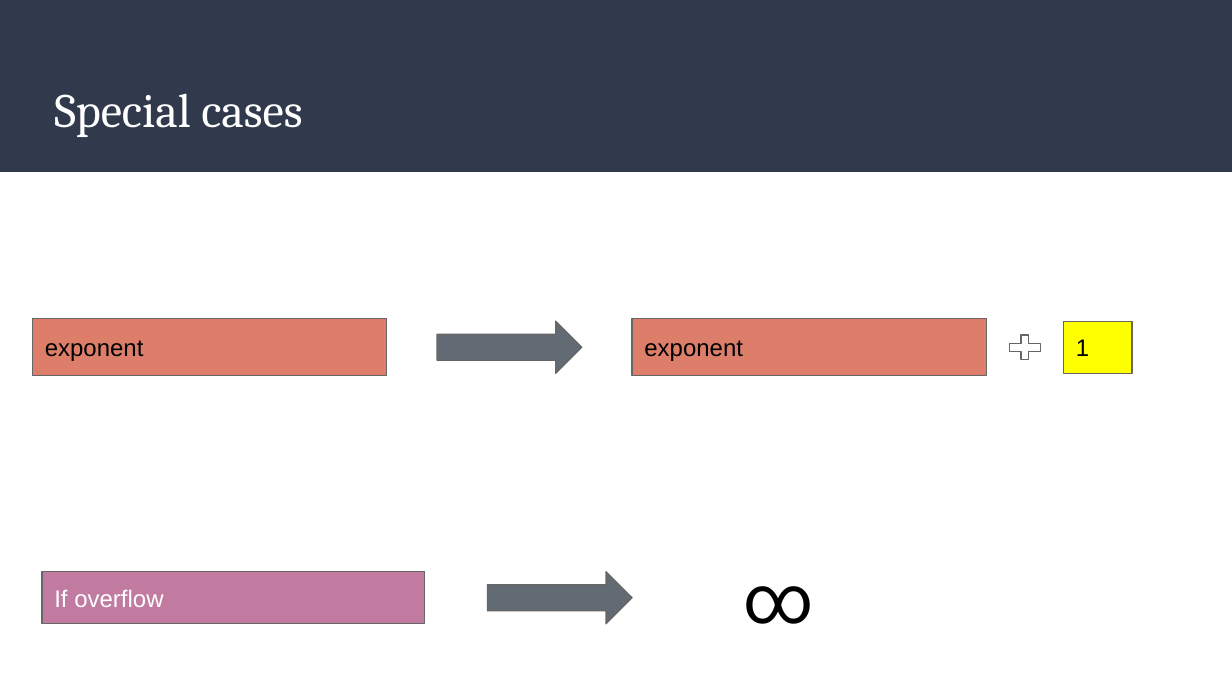
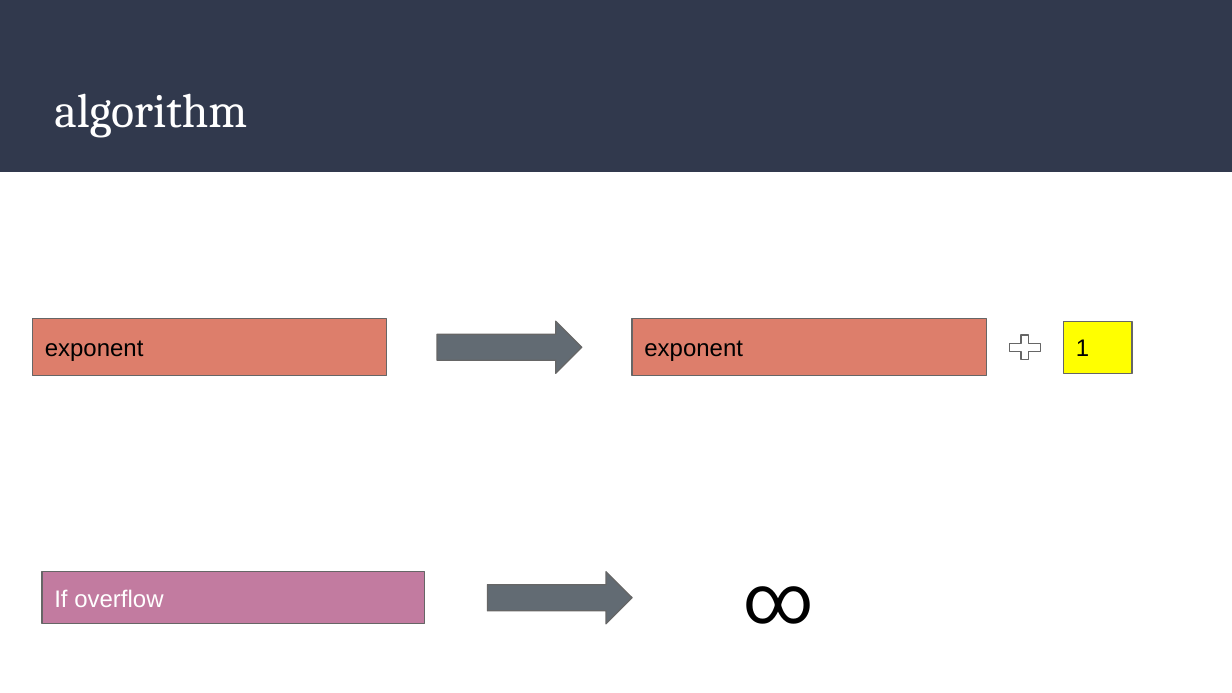
Before and after one commit to abdo1819/fpu, a slide deck: slide 8 of FPU.pptx. Drawn at 1232x693 pixels with LibreOffice and Linux fonts; fonts in the diff are those of the drawing. Boxes give left, top, right and bottom in pixels: in the first picture for what was removed or moved away, otherwise in the second. Text is boxed around its words. In the diff, an @@ line names an element or a change of style, - is before the commit and + after.

```diff
--- a/FPU.pptx
+++ b/FPU.pptx
@@ title at (54,93,247,137): text changed @@
-Special cases
+algorithm
```
Also in this commit, not shown: 3 other slides changed, 3 slides added.
